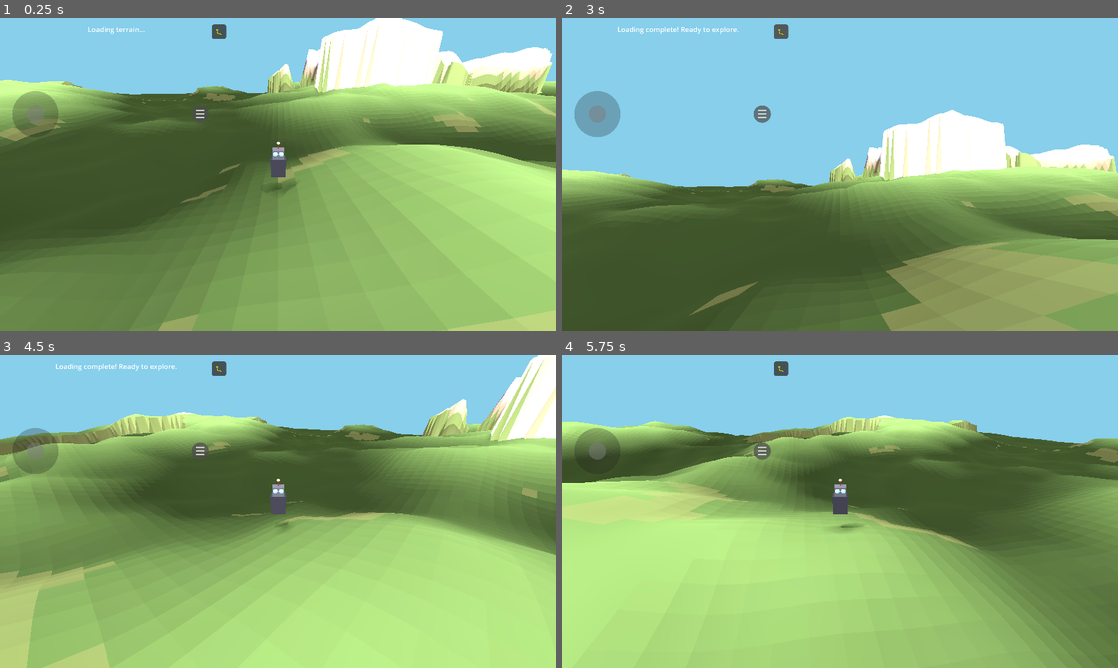
Above: before the commit, frames 1-4 (two rows, left to right).
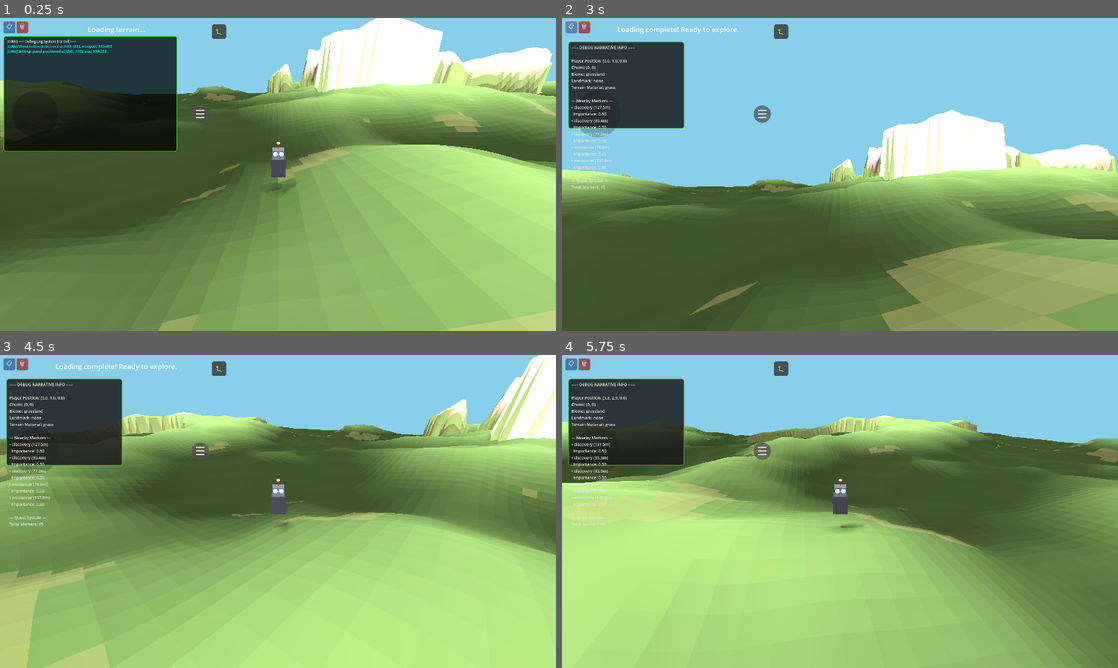
Above: after the commit, the same moments.

Repository: felix-dieterle/YouGame_godot4_public
Game: Godot game, scene res://scenes/main.tscn
Two runs of this game, one before a commit and one after it. Both use one fixed random seed, a clock stepped at 60 frames per second and the inputs below.
Inputs (mouse positions are in pixels of both pictures, inside the frame that each line leads up to):
- Up to frame 1 (0.25 s): no input
- Up to frame 2 (3 s): click "☰" at 0.5 s; click "👁 Toggle First Person View" at 1.25 s; click "🐛" at 2 s; click "🐛" (after the commit: "📋") at 2.75 s
- Up to frame 3 (4.5 s): click (22, 364) at 3.5 s, where only the run after the commit has a clickable "🗑"; tap Enter at 4.25 s; move the mouse to (400, 495) at 4.27 s; hold Right (ui_right) from 4.28 s (still down); hold V (toggle_camera_view) from 4.28 s (still down); click (400, 495) at 4.42 s
- Up to frame 4 (5.75 s): release Right (ui_right) at 5 s; release V (toggle_camera_view) at 5 s; drag from (728, 527) to (812, 574) at 5.02 s

The runs differ from the first frame. In frame 1, 12% of the frame differs, in the area x 0-32%, y 1-43%; in frame 2, 6.2%; in frame 3, 6.2%; in frame 4, 6.2%.

Commit message:
Add debug log overlay system and instrument mobile controls and player for debugging
Co-authored-by: felix-dieterle <1490062+felix-dieterle@users.noreply.github.com>

Diff:
--- a/scenes/main.tscn
+++ b/scenes/main.tscn
@@ -7,6 +7,7 @@
 [ext_resource type="Script" path="res://scripts/ui_manager.gd" id="5_ui"]
 [ext_resource type="Script" path="res://scripts/mobile_controls.gd" id="6_mobile"]
 [ext_resource type="Script" path="res://scripts/debug_narrative_ui.gd" id="7_debug_narrative"]
+[ext_resource type="Script" path="res://scripts/debug_log_overlay.gd" id="8_debug_log"]
 
 [sub_resource type="Environment" id="Environment_1"]
 background_mode = 1
@@ -74,3 +75,13 @@
 grow_vertical = 2
 mouse_filter = 2
 script = ExtResource("7_debug_narrative")
+
+[node name="DebugLogOverlay" type="Control" parent="."]
+layout_mode = 3
+anchors_preset = 15
+anchor_right = 1.0
+anchor_bottom = 1.0
+grow_horizontal = 2
+grow_vertical = 2
+mouse_filter = 2
+script = ExtResource("8_debug_log")
--- /dev/null
+++ b/scripts/debug_log_overlay.gd
@@ -0,0 +1,177 @@
+extends Control
+class_name DebugLogOverlay
+
+# UI elements
+var log_panel: Panel
+var log_label: RichTextLabel
+var toggle_button: Button
+var clear_button: Button
+var is_visible: bool = true  # Start visible to catch early logs
+
+# Configuration
+const PANEL_WIDTH: float = 600.0
+const PANEL_HEIGHT: float = 400.0
+const BUTTON_SIZE: float = 40.0
+const MAX_LOG_LINES: int = 50
+
+# Log storage
+var log_messages: Array[String] = []
+
+# Singleton instance
+static var instance: DebugLogOverlay = null
+
+func _ready():
+	instance = self
+
+	# Create toggle button (top left corner)
+	_create_toggle_button()
+
+	# Create clear button (next to toggle)
+	_create_clear_button()
+
+	# Create log panel
+	_create_log_panel()
+
+	# Update button position when viewport changes
+	get_viewport().size_changed.connect(_update_button_positions)
+
+	# Add initial log
+	add_log("=== Debug Log System Started ===")
+
+func _create_toggle_button():
+	toggle_button = Button.new()
+	toggle_button.text = "📋"  # Clipboard emoji for logs
+	toggle_button.size = Vector2(BUTTON_SIZE, BUTTON_SIZE)
+	toggle_button.custom_minimum_size = Vector2(BUTTON_SIZE, BUTTON_SIZE)
+	toggle_button.add_theme_font_size_override("font_size", 20)
+	toggle_button.focus_mode = Control.FOCUS_NONE
+	toggle_button.z_index = 100  # Very high to be on top
+
+	# Style the button
+	var style_normal = StyleBoxFlat.new()
+	style_normal.bg_color = Color(0.2, 0.4, 0.6, 0.8)
+	style_normal.corner_radius_top_left = 5
+	style_normal.corner_radius_top_right = 5
+	style_normal.corner_radius_bottom_left = 5
+	style_normal.corner_radius_bottom_right = 5
+	toggle_button.add_theme_stylebox_override("normal", style_normal)
+
+	var style_hover = StyleBoxFlat.new()
+	style_hover.bg_color = Color(0.3, 0.5, 0.7, 0.9)
+	style_hover.corner_radius_top_left = 5
+	style_hover.corner_radius_top_right = 5
+	style_hover.corner_radius_bottom_left = 5
+	style_hover.corner_radius_bottom_right = 5
+	toggle_button.add_theme_stylebox_override("hover", style_hover)
+
+	toggle_button.pressed.connect(_on_toggle_pressed)
+	add_child(toggle_button)
+	_update_button_positions()
+
+func _create_clear_button():
+	clear_button = Button.new()
+	clear_button.text = "🗑"  # Trash can emoji
+	clear_button.size = Vector2(BUTTON_SIZE, BUTTON_SIZE)
+	clear_button.custom_minimum_size = Vector2(BUTTON_SIZE, BUTTON_SIZE)
+	clear_button.add_theme_font_size_override("font_size", 20)
+	clear_button.focus_mode = Control.FOCUS_NONE
+	clear_button.z_index = 100
+
+	# Style the button
+	var style_normal = StyleBoxFlat.new()
+	style_normal.bg_color = Color(0.6, 0.2, 0.2, 0.8)
+	style_normal.corner_radius_top_left = 5
+	style_normal.corner_radius_top_right = 5
+	style_normal.corner_radius_bottom_left = 5
+	style_normal.corner_radius_bottom_right = 5
+	clear_button.add_theme_stylebox_override("normal", style_normal)
+
+	var style_hover = StyleBoxFlat.new()
+	style_hover.bg_color = Color(0.7, 0.3, 0.3, 0.9)
+	style_hover.corner_radius_top_left = 5
+	style_hover.corner_radius_top_right = 5
+	style_hover.corner_radius_bottom_left = 5
+	style_hover.corner_radius_bottom_right = 5
+	clear_button.add_theme_stylebox_override("hover", style_hover)
+
+	clear_button.pressed.connect(_on_clear_pressed)
+	add_child(clear_button)
+	_update_button_positions()
+
+func _update_button_positions():
+	if toggle_button:
+		toggle_button.position = Vector2(10, 10)
+	if clear_button:
+		clear_button.position = Vector2(10 + BUTTON_SIZE + 5, 10)
+
+func _create_log_panel():
+	# Create semi-transparent panel
+	log_panel = Panel.new()
+	log_panel.size = Vector2(PANEL_WIDTH, PANEL_HEIGHT)
+	log_panel.position = Vector2(10, 60)
+	log_panel.visible = is_visible
+	log_panel.z_index = 99  # Just below buttons
+
+	# Style the panel - semi-transparent black with green border
+	var panel_style = StyleBoxFlat.new()
+	panel_style.bg_color = Color(0.0, 0.0, 0.0, 0.75)
+	panel_style.border_width_left = 2
+	panel_style.border_width_right = 2
+	panel_style.border_width_top = 2
+	panel_style.border_width_bottom = 2
+	panel_style.border_color = Color(0.2, 0.8, 0.2, 1.0)
+	panel_style.corner_radius_top_left = 8
+	panel_style.corner_radius_top_right = 8
+	panel_style.corner_radius_bottom_left = 8
+	panel_style.corner_radius_bottom_right = 8
+	log_panel.add_theme_stylebox_override("panel", panel_style)
+
+	add_child(log_panel)
+
+	# Create RichTextLabel for log text (supports colors and formatting)
+	log_label = RichTextLabel.new()
+	log_label.position = Vector2(10, 10)
+	log_label.size = Vector2(PANEL_WIDTH - 20, PANEL_HEIGHT - 20)
+	log_label.add_theme_font_size_override("normal_font_size", 12)
+	log_label.add_theme_color_override("default_color", Color(0.9, 0.9, 0.9))
+	log_label.bbcode_enabled = true
+	log_label.scroll_following = true  # Auto-scroll to bottom
+	log_label.fit_content = false
+	log_panel.add_child(log_label)
+
+func _on_toggle_pressed():
+	is_visible = not is_visible
+	log_panel.visible = is_visible
+	add_log("Debug log panel " + ("shown" if is_visible else "hidden"))
+
+func _on_clear_pressed():
+	log_messages.clear()
+	_update_log_display()
+	add_log("=== Log Cleared ===")
+
+# Static method to add logs from anywhere
+static func add_log(message: String, color: String = "white"):
+	if instance:
+		instance._add_log_internal(message, color)
+	else:
+		# Fallback to print if overlay not ready yet
+		print("[DEBUG] " + message)
+
+func _add_log_internal(message: String, color: String = "white"):
+	var timestamp = Time.get_ticks_msec() / 1000.0
+	var formatted_msg = "[color=%s][%.2fs] %s[/color]" % [color, timestamp, message]
+
+	log_messages.append(formatted_msg)
+
+	# Keep only the last MAX_LOG_LINES
+	if log_messages.size() > MAX_LOG_LINES:
+		log_messages = log_messages.slice(log_messages.size() - MAX_LOG_LINES, log_messages.size())
+
+	_update_log_display()
+
+	# Also print to console
+	print("[DEBUG %.2fs] %s" % [timestamp, message])
+
+func _update_log_display():
+	if log_label:
+		log_label.text = "\n".join(log_messages)
--- a/scripts/mobile_controls.gd
+++ b/scripts/mobile_controls.gd
@@ -28,14 +28,18 @@
 var player: Node = null
 
 func _ready():
+	DebugLogOverlay.add_log("MobileControls._ready() started", "yellow")
+
 	# Find player reference
 	player = get_parent().get_node_or_null("Player")
+	DebugLogOverlay.add_log("Player reference: " + ("Found" if player else "NOT FOUND"), "yellow")
 
 	# Create virtual joystick (bottom left)
 	joystick_base = Control.new()
 	joystick_base.size = Vector2(JOYSTICK_RADIUS * 2, JOYSTICK_RADIUS * 2)
 	joystick_base.pivot_offset = Vector2(JOYSTICK_RADIUS, JOYSTICK_RADIUS)
 	add_child(joystick_base)
+	DebugLogOverlay.add_log("Joystick base created", "green")
 
 	# Create menu button (bottom right)
 	_create_menu_button()
@@ -46,6 +50,8 @@
 	# Update position when viewport size changes
 	_update_joystick_position()
 	get_viewport().size_changed.connect(_update_joystick_position)
+
+	DebugLogOverlay.add_log("MobileControls._ready() completed", "green")
 
 	# Base circle
 	var base_panel = Panel.new()
@@ -148,6 +154,8 @@
 	return style
 
 func _create_menu_button():
+	DebugLogOverlay.add_log("Creating menu button...", "cyan")
+
 	menu_button = Button.new()
 	menu_button.text = "☰"  # Hamburger menu icon
 	menu_button.size = Vector2(BUTTON_SIZE, BUTTON_SIZE)
@@ -161,6 +169,8 @@
 	menu_button.z_index = 10
 	menu_button.mouse_filter = Control.MOUSE_FILTER_STOP
 
+	DebugLogOverlay.add_log("Menu button configured: z_index=%d, size=%.0fx%.0f" % [menu_button.z_index, BUTTON_SIZE, BUTTON_SIZE], "cyan")
+
 	# Style the button states
 	menu_button.add_theme_stylebox_override("normal", _create_styled_button_style(Color(0.3, 0.3, 0.3, 0.7), int(BUTTON_SIZE / 2)))
 	menu_button.add_theme_stylebox_override("hover", _create_styled_button_style(Color(0.4, 0.4, 0.4, 0.8), int(BUTTON_SIZE / 2)))
@@ -173,15 +183,21 @@
 	menu_button.visible = true
 
 	add_child(menu_button)
+	DebugLogOverlay.add_log("Menu button added to scene tree, visible=%s" % str(menu_button.visible), "green")
+
 	# Defer positioning to ensure viewport size is ready
 	call_deferred("_update_button_position")
 
 func _create_settings_panel():
+	DebugLogOverlay.add_log("Creating settings panel...", "cyan")
+
 	# Create a panel for the settings menu
 	settings_panel = Panel.new()
 	settings_panel.z_index = 20  # Above the menu button
 	settings_panel.mouse_filter = Control.MOUSE_FILTER_STOP
 	settings_panel.visible = false  # Initially hidden
+
+	DebugLogOverlay.add_log("Settings panel configured: z_index=%d, visible=%s" % [settings_panel.z_index, str(settings_panel.visible)], "cyan")
 
 	# Style the panel
 	var panel_style = StyleBoxFlat.new()
@@ -280,30 +296,46 @@
 	vbox.add_child(close_button)
 
 	add_child(settings_panel)
+	DebugLogOverlay.add_log("Settings panel added to scene tree", "green")
+
 	# Defer positioning to ensure viewport size is ready
 	call_deferred("_update_settings_panel_position")
 
 func _on_menu_button_pressed():
+	DebugLogOverlay.add_log("Menu button pressed!", "yellow")
+
 	# Toggle settings panel visibility
 	settings_visible = not settings_visible
 	settings_panel.visible = settings_visible
+
+	DebugLogOverlay.add_log("Settings panel visibility toggled to: %s" % str(settings_visible), "yellow")
+
 	if settings_visible:
 		_update_settings_panel_position()
 
 func _on_close_settings_pressed():
+	DebugLogOverlay.add_log("Close settings button pressed", "yellow")
+
 	# Hide settings panel
 	settings_visible = false
 	settings_panel.visible = false
 
 func _on_camera_toggle_pressed():
+	DebugLogOverlay.add_log("Camera toggle pressed", "yellow")
+
 	# Toggle camera view on player and close menu
 	if player and player.has_method("_toggle_camera_view"):
 		player._toggle_camera_view()
+		DebugLogOverlay.add_log("Camera view toggled", "green")
+	else:
+		DebugLogOverlay.add_log("Player not found or method missing!", "red")
+
 	# Close the settings menu after action
 	_on_close_settings_pressed()
 
 func _update_button_position():
 	if not menu_button:
+		DebugLogOverlay.add_log("ERROR: menu_button is null in _update_button_position", "red")
 		return
 
 	# Position button in bottom-right corner with margin
@@ -313,8 +345,11 @@
 	var button_y = viewport_size.y - joystick_margin_y - (BUTTON_SIZE / 2)
 	menu_button.position = Vector2(button_x, button_y)
 
+	DebugLogOverlay.add_log("Menu button positioned at (%.0f, %.0f), viewport: %.0fx%.0f" % [button_x, button_y, viewport_size.x, viewport_size.y], "cyan")
+
 func _update_settings_panel_position():
 	if not settings_panel:
+		DebugLogOverlay.add_log("ERROR: settings_panel is null in _update_settings_panel_position", "red")
 		return
 
 	# Position panel above the menu button, centered and sized appropriately
@@ -326,3 +361,5 @@
 
 	settings_panel.position = Vector2(panel_x, panel_y)
 	settings_panel.size = Vector2(PANEL_WIDTH, PANEL_HEIGHT)
+
+	DebugLogOverlay.add_log("Settings panel positioned at (%.0f, %.0f), size: %.0fx%.0f" % [panel_x, panel_y, PANEL_WIDTH, PANEL_HEIGHT], "cyan")
--- a/scripts/player.gd
+++ b/scripts/player.gd
@@ -135,8 +135,12 @@
 			camera.look_at(global_position, Vector3.UP)
 
 func _toggle_camera_view():
+	DebugLogOverlay.add_log("Player._toggle_camera_view() called", "yellow")
+
 	is_first_person = not is_first_person
 	_update_camera()
+
+	DebugLogOverlay.add_log("Camera view toggled to: %s" % ("First Person" if is_first_person else "Third Person"), "green")
 
 	# Toggle visibility of robot body parts
 	for part in robot_parts:
Not shown: 1 places in scenes/main.tscn that only renumber resources
